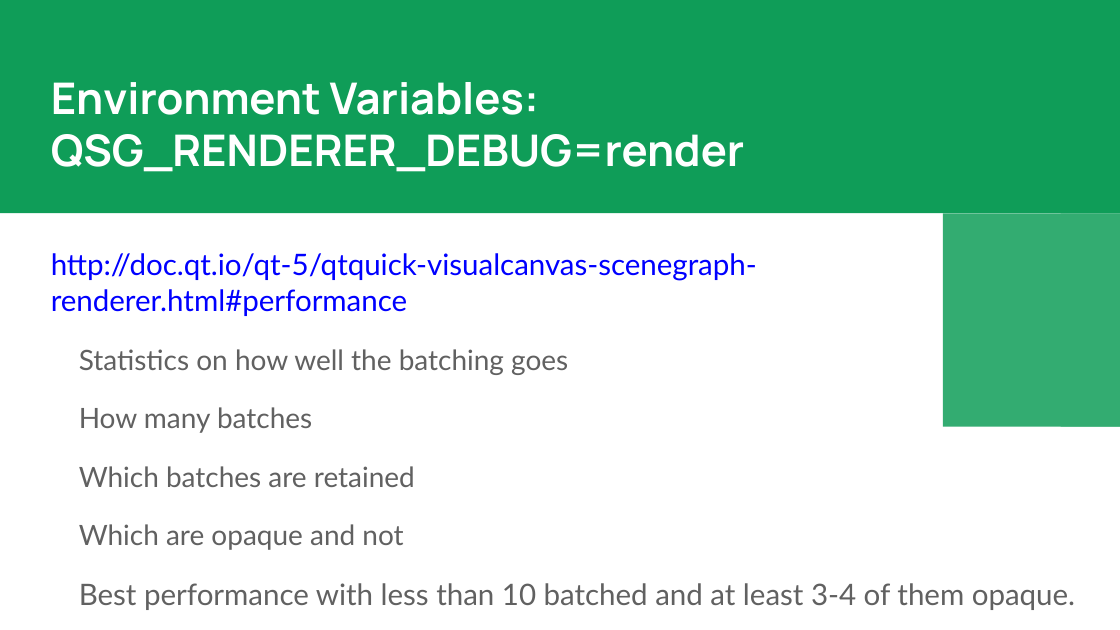
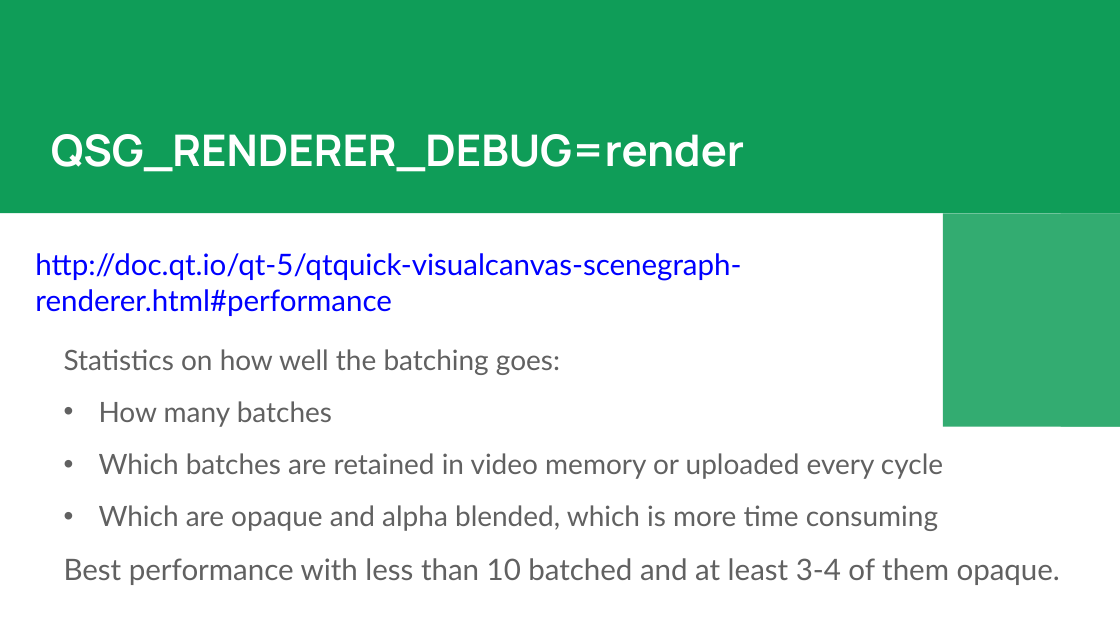
Before and after one commit to ocqt/2017-07-Profiling-QML, a slide deck: slide 10 of Profiling QML.pptx. Drawn at 1120x630 pixels with LibreOffice and Linux fonts; fonts in the diff are those of the drawing. Boxes give left, top, right and bottom in pixels: in the first picture for what was removed or moved away, otherwise in the second. Text is boxed around its words. In the diff, an @@ line names an element or a change of style, - is before the commit and + after.

```diff
--- a/Profiling QML.pptx
+++ b/Profiling QML.pptx
@@ text at (x1=51, y1=134, x2=745, y2=172): text changed @@
-Environment Variables:
-QSG_RENDERER_DEBUG=render
+QSG_RENDERER_DEBUG=render
@@ text "http://doc.qt.io/qt-5/qtquick-visualcanvas-scenegraph-render ..." moved from (x1=51, y1=253, x2=1075, y2=610) to (x1=35, y1=253, x2=949, y2=585) @@
@@ text at (x1=64, y1=349, x2=560, y2=375): text changed @@
-Statistics on how well the batching goes
+Statistics on how well the batching goes:
@@ text at (x1=64, y1=401, x2=949, y2=585): bullet none to •; less space between paragraphs; indent changed @@
@@ text at (x1=99, y1=453, x2=943, y2=531): text changed @@
-Which batches are retained
-Which are opaque and not
+• Which batches are retained in video memory or uploaded every cycle
+• Which are opaque and alpha blended, which is more time consuming
```
Also in this commit, not shown: 6 other slides changed, 3 slides added, 1 slide removed, 2 other files.
